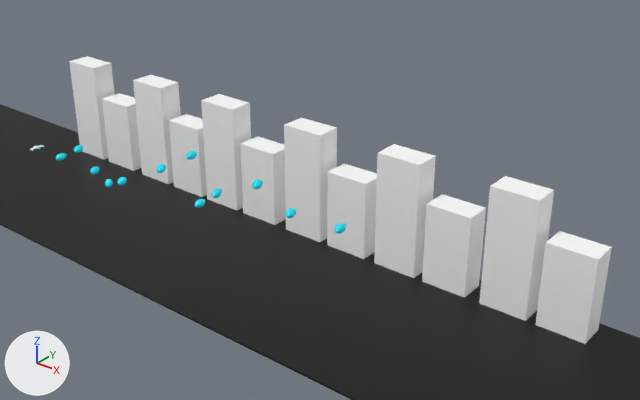
Before and after pictures for a commit that changed the Blender file project/resources/stage.blend.
Both versions are drawn from a 50 mm lens placed at (65.2, -41.3, 30.1), pointed at (27.7, 5.7, 1.0). The lights are fixed; the arrows at lower left show +X, +Y and +Z. The older version comes first.
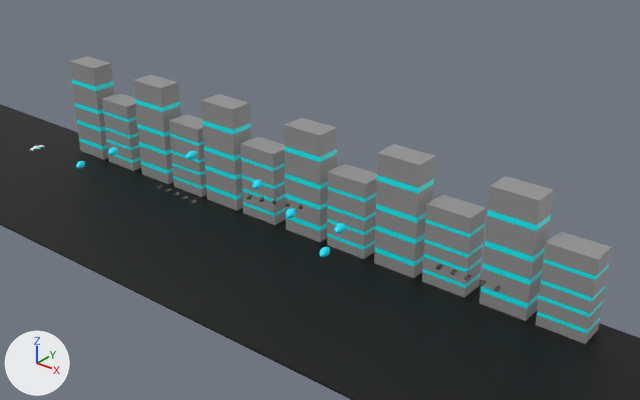
What differs and where, as boxes [x1, y1, x2, y2] in the pictures (640 x 400 px):
'Cube.008', surface changed (darker): [479, 176, 554, 321] in both
'Cube.011', surface changed (darker): [374, 144, 436, 278] in both
'Cube.009', surface changed (darker): [535, 231, 612, 344] in both
'Cube.010', surface changed (darker): [422, 194, 486, 298] in both
'Cube.004', surface changed (darker): [284, 118, 337, 242] in both
'Cube.007', surface changed (darker): [201, 94, 251, 210] in both
'Cube.005', surface changed (darker): [327, 163, 377, 259] in both
'Cube.003', surface changed (darker): [133, 75, 181, 184] in both
'Cube.006', surface changed (darker): [240, 136, 286, 225] in both
'Cube', surface changed (darker): [69, 56, 115, 159] in both
'Cube.002', surface changed (darker): [169, 114, 207, 197] in both
'Cube.001', surface changed (darker): [102, 93, 141, 171] in both
'EnemySpawn.007', moved: before [195, 199, 205, 208]; after [319, 247, 330, 257]
'EnemySpawn.003', moved: before [117, 177, 127, 185]; after [109, 147, 118, 155]
'EnemySpawn.008', moved: before [90, 166, 99, 175]; after [76, 161, 85, 169]
'EnemySpawn.011', moved (not visible afterwards): before [212, 189, 222, 198]
'EnemySpawn.010', deleted: before [157, 164, 166, 173]
'EnemySpawn.001', moved (not visible afterwards): before [56, 153, 67, 161]
'EnemySpawn.002', deleted: before [74, 145, 84, 153]
'EnemySpawn.009', deleted: before [105, 179, 113, 187]
'Preview_4.001', added: after [493, 285, 501, 292]
'Preview_2.001', added: after [464, 274, 472, 281]
'Preview_3.001', added: after [479, 280, 486, 286]
'Preview_1.001', now drawn: after [450, 269, 457, 275]
'Preview_0', now drawn: after [436, 264, 443, 270]
'Preview_4.003', now drawn: after [299, 204, 304, 209]
'Preview_1.003', now drawn: after [260, 197, 265, 202]
'Preview_2.003', now drawn: after [273, 199, 277, 204]
'Preview_3.003', now drawn: after [286, 202, 291, 207]
'Preview_0.003', now drawn: after [247, 195, 252, 200]

The change, as a diff of the scene's bpy script:
```diff
--- a/project/resources/stage.blend.py
+++ b/project/resources/stage.blend.py
@@ mat_material @@
 mat_material = principled_material('Material')
-mat_material.texture = img_white_png
+mat_material.texture = img_building_png
@@ mat_material_014 @@
 mat_material_014 = principled_material('Material.014')
-mat_material_014.texture = img_white_png_012
+mat_material_014.texture = img_building_png_001
@@ mat_material_015 @@
 mat_material_015 = principled_material('Material.015')
-mat_material_015.texture = img_white_png_013
+mat_material_015.texture = img_building_png
@@ mat_material_016 @@
 mat_material_016 = principled_material('Material.016')
-mat_material_016.texture = img_white_png_014
+mat_material_016.texture = img_building_png_002
@@ mat_material_017 @@
 mat_material_017 = principled_material('Material.017')
-mat_material_017.texture = img_white_png_015
+mat_material_017.texture = img_building_png
@@ mat_material_018 @@
 mat_material_018 = principled_material('Material.018')
-mat_material_018.texture = img_white_png_016
+mat_material_018.texture = img_building_png
@@ mat_material_019 @@
 mat_material_019 = principled_material('Material.019')
-mat_material_019.texture = img_white_png_017
+mat_material_019.texture = img_building_png
@@ mat_material_020 @@
 mat_material_020 = principled_material('Material.020')
-mat_material_020.texture = img_white_png_018
+mat_material_020.texture = img_building_png
@@ mat_material_021 @@
 mat_material_021 = principled_material('Material.021')
-mat_material_021.texture = img_white_png_019
+mat_material_021.texture = img_building_png
@@ mat_material_022 @@
 mat_material_022 = principled_material('Material.022')
-mat_material_022.texture = img_white_png_020
+mat_material_022.texture = img_building_png
@@ mat_material_023 @@
 mat_material_023 = principled_material('Material.023')
-mat_material_023.texture = img_white_png_021
+mat_material_023.texture = img_building_png
@@ mat_material_024 @@
 mat_material_024 = principled_material('Material.024')
-mat_material_024.texture = img_white_png_022
+mat_material_024.texture = img_building_png
@@ ob_enemyspawn_001 @@
 ob_enemyspawn_001 = bpy.data.objects.new('EnemySpawn.001', me_球_003)
-ob_enemyspawn_001.location = (3.56, 0.0, 0.0)
+ob_enemyspawn_001.location = (41.54, 0.0, 2.82)
 ob_enemyspawn_001.rotation_euler = (0.0, 0.0, 3.3)  # degrees (0, 0, 189)
@@ ob_enemyspawn_002 @@
-ob_enemyspawn_002 = bpy.data.objects.new('EnemySpawn.002', me_球_002)
@@ ob_enemyspawn_003 @@
 ob_enemyspawn_003 = bpy.data.objects.new('EnemySpawn.003', me_球_002)
-ob_enemyspawn_003.location = (11.59, 0.0, 0.0)
+ob_enemyspawn_003.location = (10.89, 0.0, 2.46)
 ob_enemyspawn_003.rotation_euler = (0.0, 0.0, -2.741)  # degrees (0, 0, -157)
@@ ob_enemyspawn_007 @@
 ob_enemyspawn_007 = bpy.data.objects.new('EnemySpawn.007', me_球_002)
-ob_enemyspawn_007.location = (20.64, 0.0, 0.76)
+ob_enemyspawn_007.location = (32.64, 0.0, 0.76)
 ob_enemyspawn_007.rotation_euler = (0.0, 0.0, 3.337)  # degrees (0, 0, 191)
@@ ob_enemyspawn_008 @@
 ob_enemyspawn_008 = bpy.data.objects.new('EnemySpawn.008', me_球_001)
-ob_enemyspawn_008.location = (8.12, 0.0, 0.0)
+ob_enemyspawn_008.location = (6.25, 0.0, 0.0)
 ob_enemyspawn_008.rotation_euler = (0.0, 0.0, -2.73)  # degrees (0, 0, -156)
@@ ob_enemyspawn_009 @@
-ob_enemyspawn_009 = bpy.data.objects.new('EnemySpawn.009', me_球_001)
@@ ob_enemyspawn_010 @@
-ob_enemyspawn_010 = bpy.data.objects.new('EnemySpawn.010', me_球_001)
@@ ob_enemyspawn_011 @@
 ob_enemyspawn_011 = bpy.data.objects.new('EnemySpawn.011', me_球_001)
-ob_enemyspawn_011.location = (22.52, 0.0, 2.14)
+ob_enemyspawn_011.location = (25.76, 0.0, 2.81)
 ob_enemyspawn_011.rotation_euler = (0.0, 0.0, -2.853)  # degrees (0, 0, -163)
@@ ob_preview_4_001 @@
+ob_preview_4_001 = bpy.data.objects.new('Preview_4.001', me_球_003)
+ob_preview_4_001.parent = ob_enemyspawn_001
+ob_preview_4_001.location = (-4.0, 0.0, 0.0)
@@ ob_preview_3_001 @@
+ob_preview_3_001 = bpy.data.objects.new('Preview_3.001', me_球_003)
+ob_preview_3_001.parent = ob_enemyspawn_001
+ob_preview_3_001.location = (-3.0, 0.0, 0.0)
@@ ob_preview_2_001 @@
+ob_preview_2_001 = bpy.data.objects.new('Preview_2.001', me_球_003)
+ob_preview_2_001.parent = ob_enemyspawn_001
+ob_preview_2_001.location = (-2.0, 0.0, 0.0)
```
